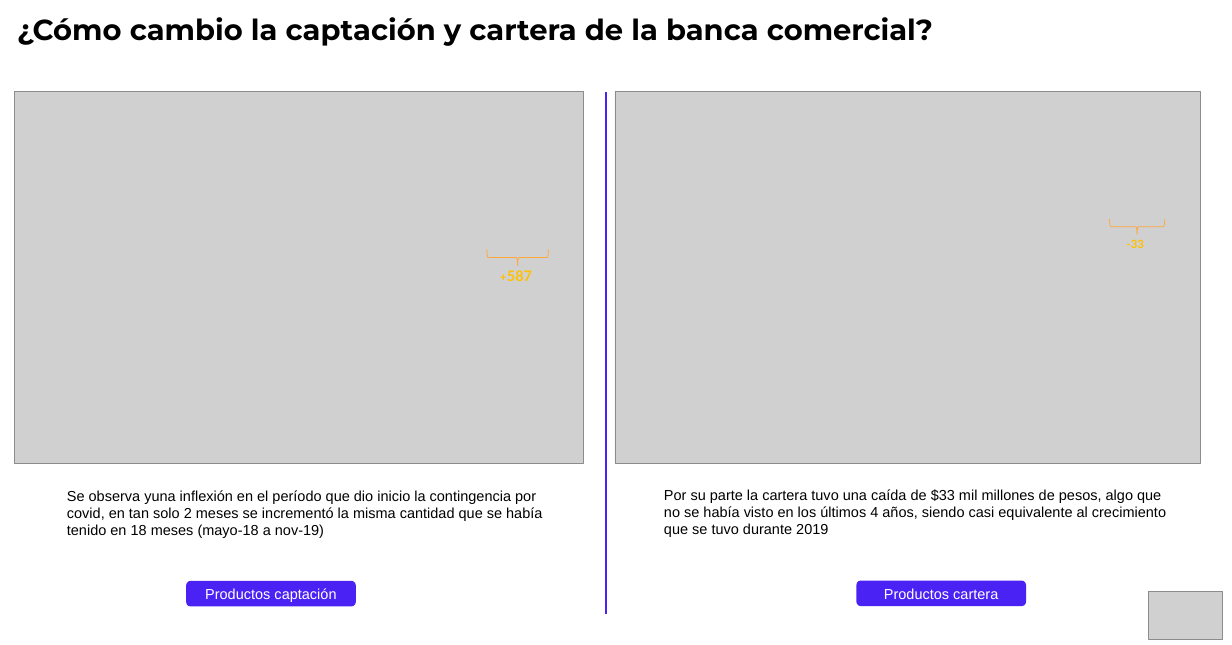
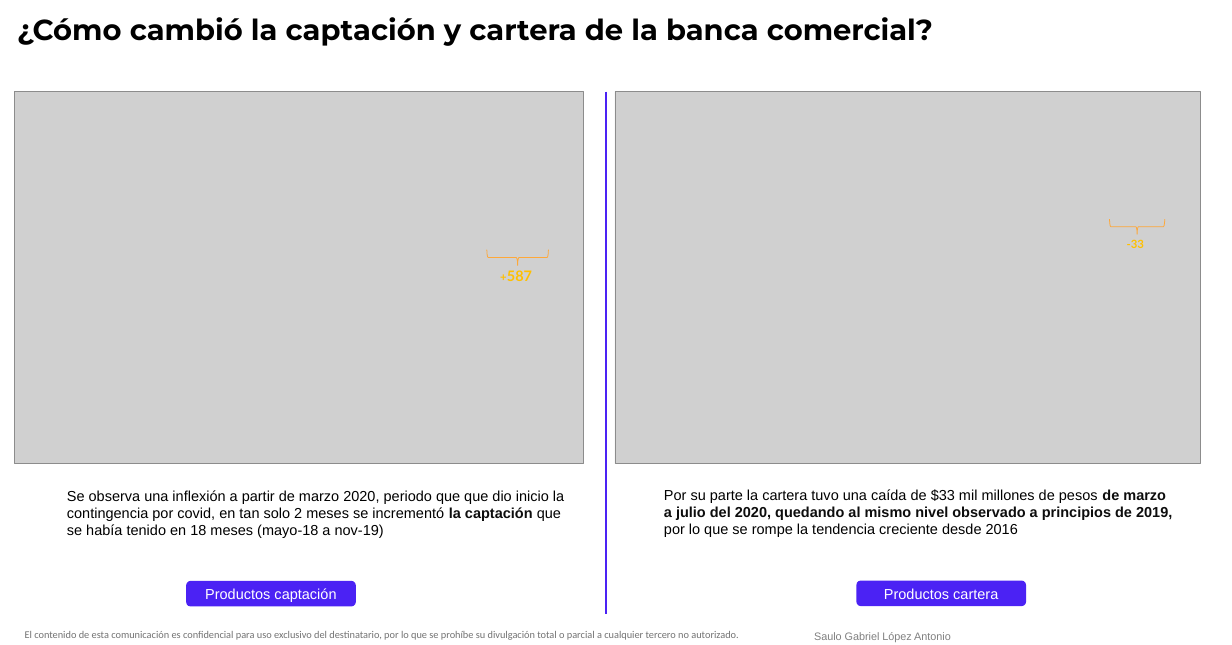
Before and after one commit to saulopez27/Impacto_banca_mexicana_covid, a slide deck: slide 3 of Impacto Banca mexicana por Covid.pptx. Drawn at 1232x645 pixels with LibreOffice and Linux fonts; fonts in the diff are those of the drawing; grey boxes stand for pictures; background and template pictures are left out. Boxes give left, top, right and bottom in pixels: in the first picture for what was removed or moved away, otherwise in the second. Text is boxed around its words. In the diff, an @@ line names an element or a change of style, - is before the commit and + after.

```diff
--- a/Impacto Banca mexicana por Covid.pptx
+++ b/Impacto Banca mexicana por Covid.pptx
@@ text at [17,17,933,46]: text changed @@
-¿Cómo cambio la captación y cartera de la banca comercial?
+¿Cómo cambió la captación y cartera de la banca comercial?
@@ text at [67,490,564,538]: text changed @@
-Se observa yuna inflexión en el período que dio inicio la contingencia por covid, en tan solo 2 meses se incrementó la misma cantidad que se había tenido en 18 meses (mayo-18 a nov-19)
+Se observa una inflexión a partir de marzo 2020, periodo que que dio inicio la contingencia por covid, en tan solo 2 meses se incrementó la captación que se había tenido en 18 meses (mayo-18 a nov-19)
@@ text at [664,489,1172,537]: text changed @@
-Por su parte la cartera tuvo una caída de $33 mil millones de pesos, algo que no se había visto en los últimos 4 años, siendo casi equivalente al crecimiento que se tuvo durante 2019
+Por su parte la cartera tuvo una caída de $33 mil millones de pesos de marzo a julio del 2020, quedando al mismo nivel observado a principios de 2019, por lo que se rompe la tendencia creciente desde 2016
@@ picture removed at [1149,591,1222,640] @@
@@ text added at [25,631,738,640], 10 pt, text #737373 @@
+El contenido de esta comunicación es confidencial para uso exclusivo del destinatario, por lo que se prohíbe su divulgación total o parcial a cualquier tercero no autorizado.
@@ text added at [814,632,951,642], 10.5 pt, text #808080 @@
+Saulo Gabriel López Antonio
```
Also in this commit, not shown: 16 other slides changed.
